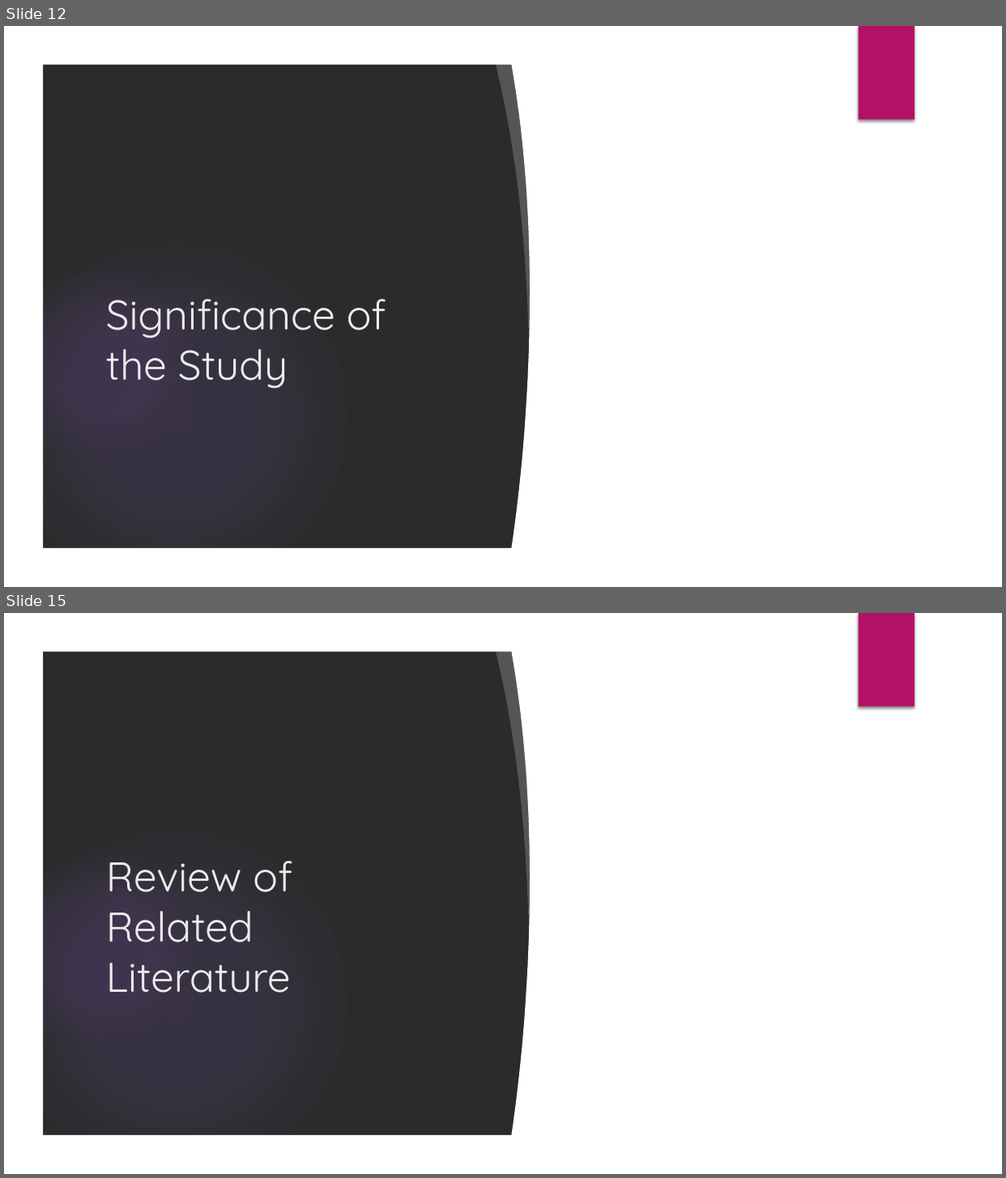
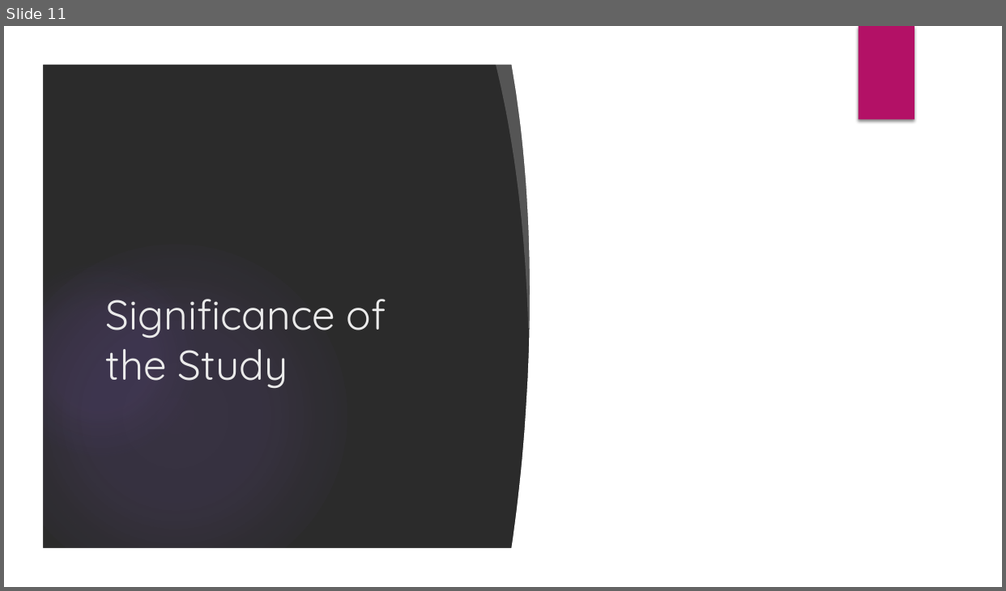
Before and after one commit to JNM-2T17/STMETRE, a slide deck: STMETRE_FernandezPobleteSanPedroTan_Presentation_v1.pptx. Shown one above the other, each under a label of ours: slides 12 and 15 before the commit, slide 11 after it; the slides between them are not shown. The pictures are 1006x1178 and 1006x591 pixels, drawn with LibreOffice and Linux fonts; fonts in the diff are those of the drawing; background and template pictures are left out; a plain dark background stands for a picture behind light text. Boxes give left, top, right and bottom in pixels: in the first picture for what was removed or moved away, otherwise in the second. Text is boxed around its words. In the diff, an @@ line names an element or a change of style, - is before the commit and + after.

```diff
--- a/STMETRE_FernandezPobleteSanPedroTan_Presentation_v1.pptx
+++ b/STMETRE_FernandezPobleteSanPedroTan_Presentation_v1.pptx
@@ slide 15 removed at (x1=4, y1=613, x2=1002, y2=1174), background picture (left out); not listed: 9 template elements that a slide beside it also shows @@
@@ title removed at (x1=106, y1=861, x2=292, y2=993) @@
-Review of Related Literature
@@ what was slide 12 is now slide 11 @@
```
Also in this commit, not shown: 8 slides changed, 2 slides added, 1 other slide removed.
